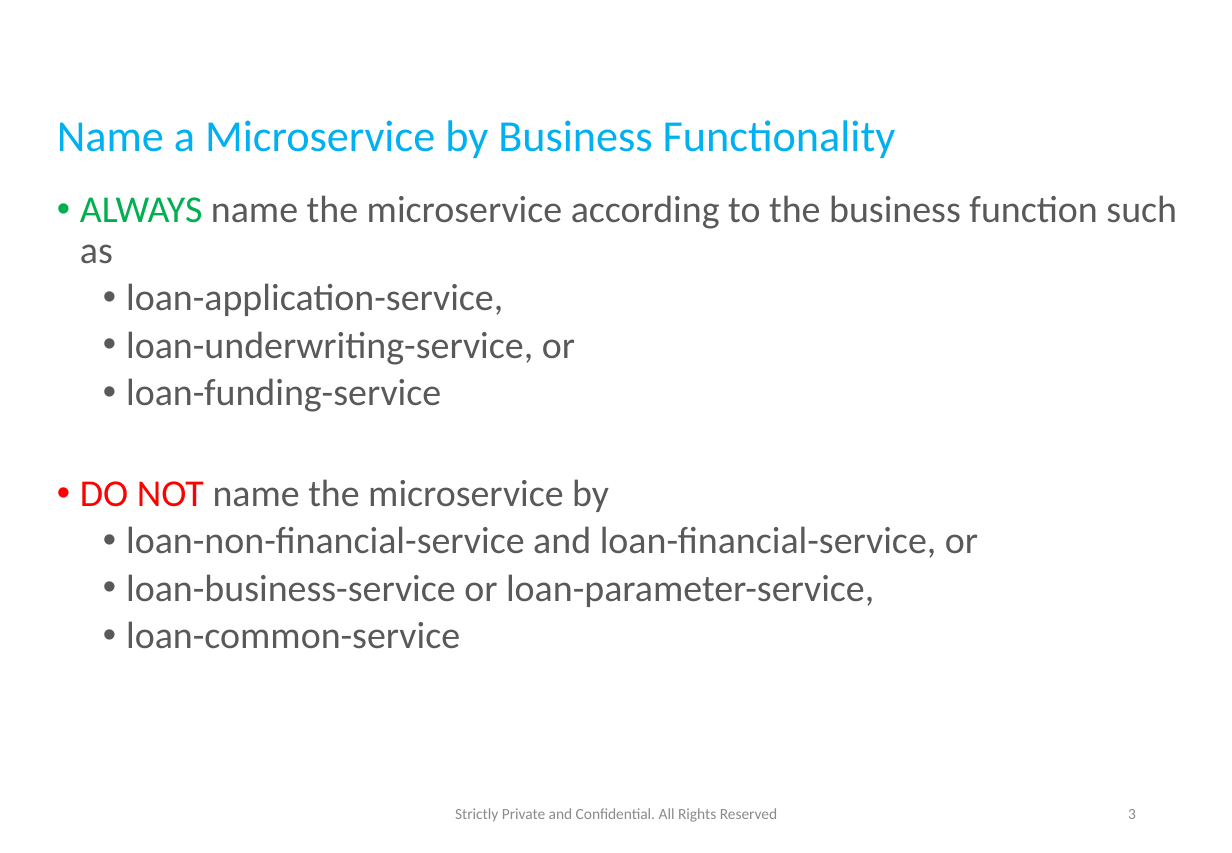
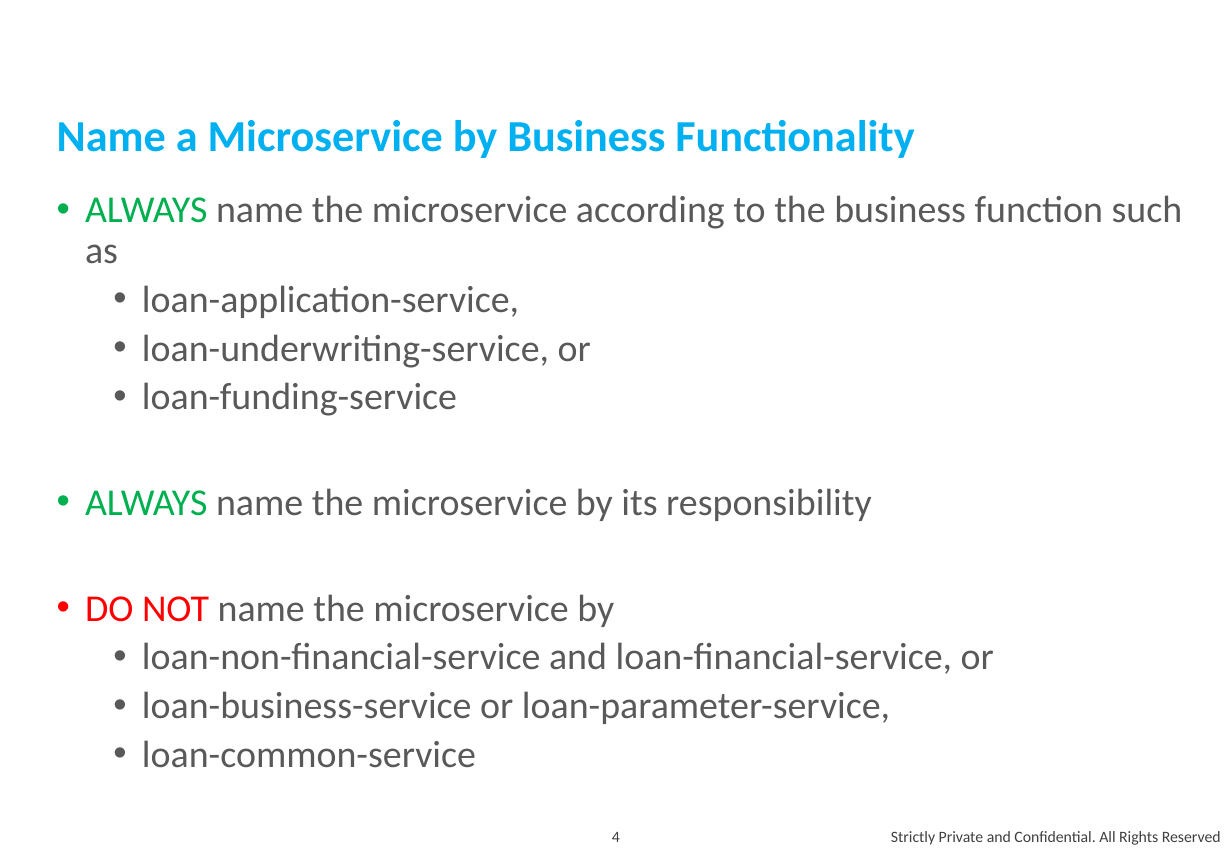
Before and after one commit to andylke/docs-microservice-dos-and-donts, a slide deck: slide 4 of microservice-dos-and-donts.pptx (slide 3 before the commit). Drawn at 1232x853 pixels with LibreOffice and Linux fonts; fonts in the diff are those of the drawing. Boxes give left, top, right and bottom in pixels: in the first picture for what was removed or moved away, otherwise in the second. Text is boxed around its words. In the diff, an @@ line names an element or a change of style, - is before the commit and + after.

```diff
--- a/microservice-dos-and-donts.pptx
+++ b/microservice-dos-and-donts.pptx
@@ title "Name a Microservice by Business ..." at (57,120,914,158): bold on @@
@@ text at (85,195,1183,768): indent changed; more space between paragraphs @@
@@ text at (85,488,872,521): paragraph added @@
+• ALWAYS name the microservice by its responsibility
@@ page number removed at (1128,809,1136,819) @@
-3
@@ page number added at (612,832,620,842), 10 pt, text #404040 @@
+4
@@ text "Strictly Private and Confidential. All ...": place and size @@
-text "Strictly Private and Confidential. All ..." at (455,808,778,822)
+text "Strictly Private and Confidential. All ..." at (891,831,1221,845)
@@ text "Strictly Private and Confidential. All ..." at (891,831,1221,845): size 9.8 to 10 pt, text colour #8C8C8C to #404040; alignment centre to right @@
```
Also in this commit, not shown: 10 other slides changed, 3 slides added, 4 slides removed, 1 other file.
